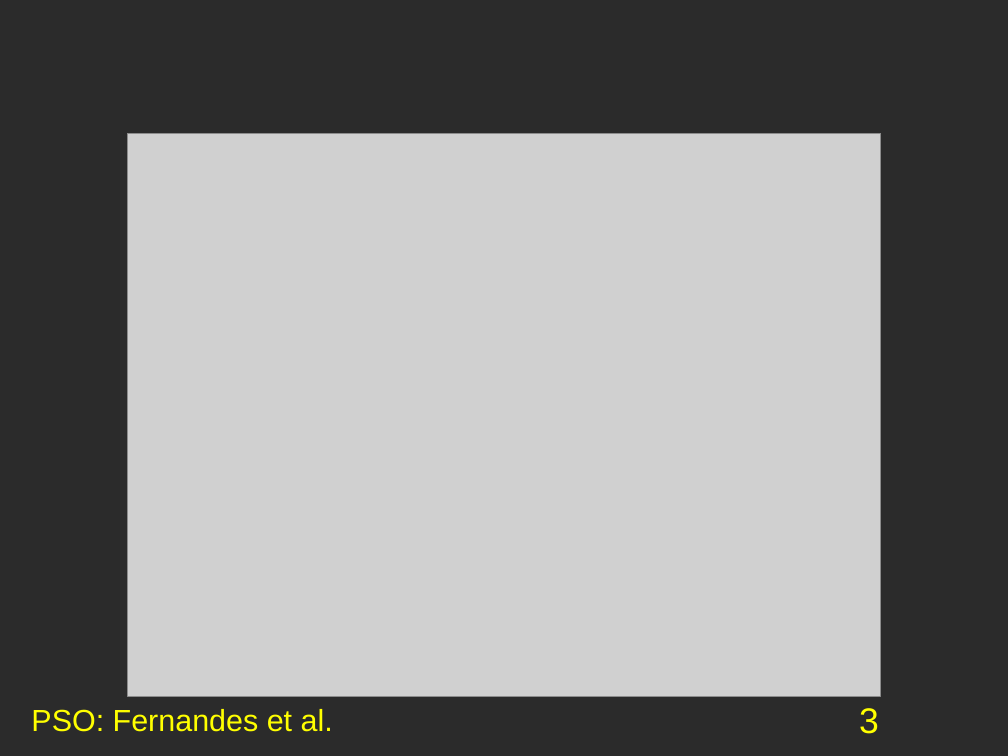
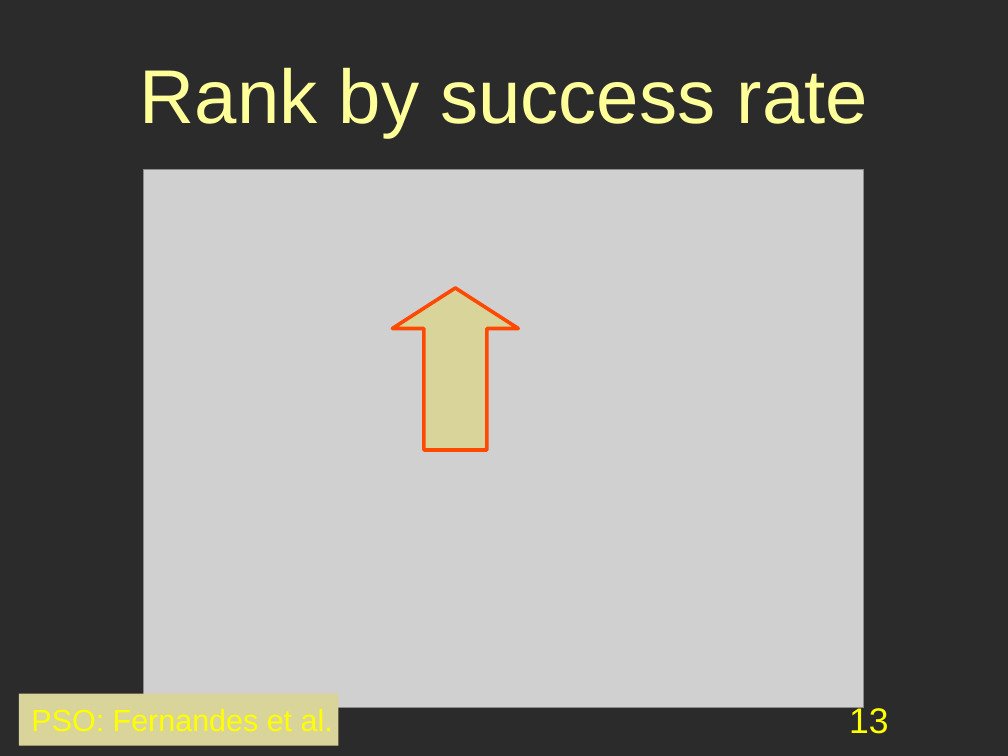
Before and after one commit to geneura/papers, a slide deck: slide 13 of 2013/CEC/PSO/pso-cec2013.odp (slide 3 before the commit). Drawn at 1008x756 pixels with LibreOffice and Linux fonts; fonts in the diff are those of the drawing; grey boxes stand for pictures; background and template pictures are left out; a plain dark background stands for a picture behind light text. Boxes give left, top, right and bottom in pixels: in the first picture for what was removed or moved away, otherwise in the second. Text is boxed around its words. In the diff, an @@ line names an element or a change of style, - is before the commit and + after.

```diff
--- a/2013/CEC/PSO/pso-cec2013.odp
+++ b/2013/CEC/PSO/pso-cec2013.odp
@@ title added at box(140, 67, 868, 138), 60 pt, text #FFFF99 @@
+Rank by success rate
@@ picture: place and size @@
-picture at box(127, 134, 881, 697)
+picture at box(144, 170, 863, 708)
@@ up arrow added at box(392, 288, 519, 450), fill #D9D499, outline #FE4902 2.83 pt @@
@@ rectangle "PSO: Fernandes et al.": place and size @@
-rectangle "PSO: Fernandes et al." at box(31, 709, 333, 732)
+rectangle "PSO: Fernandes et al." at box(19, 693, 338, 745)
@@ rectangle "PSO: Fernandes et al." at box(19, 693, 338, 745): fill none to #D9D499 @@
@@ page number at box(849, 706, 889, 734): text changed @@
-3
+13
```
Also in this commit, not shown: 4 other slides changed, 12 slides added.
